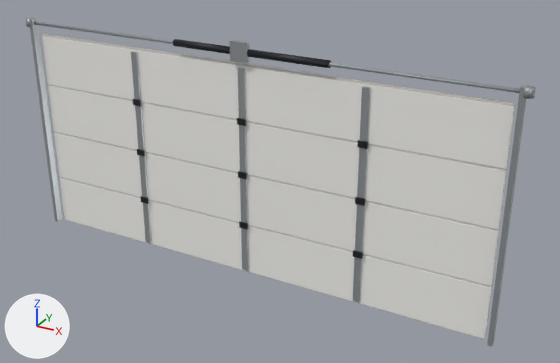
The glTF model scratchpad/g8/glb/garage_door_panel.glb as it was, and as the next commit left it.
One viewpoint serves both versions: a camera (50 mm lens) standing at (6.71, -12.35, 4.0) and looking at (3.44, -6.4, 1.03). Lighting does not change. The marker at lower left points along +X, +Y and +Z. The first picture is the older version. Vertices at exactly the same position are counted once.

Script lines for the objects in view, before the commit:
```python
mat_gleaf = principled_material('gleaf')
mat_gleaf.base_color = (0.905, 0.896, 0.863)  # white #f4f3ef
mat_gleaf.roughness = 0.58
me_mesh_0 = bpy.data.meshes.new('Mesh_0')
me_mesh_0.from_pydata(...)  # 302 vertices, 488 faces; spans x 0.52..5.69, y -6.59..-6.47, z 0.0..2.37
# faces by material slot: [48, 60, 192, 108, 80]
me_mesh_0.materials.append(mat_gleaf)  # white #f4f3ef
me_mesh_0.materials.append(mat_gleafj)  # light grey #d8d6d0
me_mesh_0.materials.append(mat_gtrack)  # grey #a8adb0
me_mesh_0.materials.append(mat_ghdw)  # black #26282b
me_mesh_0.materials.append(mat_gspring)  # black #212327
ob_root = bpy.data.objects.new('root', me_mesh_0)
ob_root.location = (0.0, 0.0, 0.0)
```
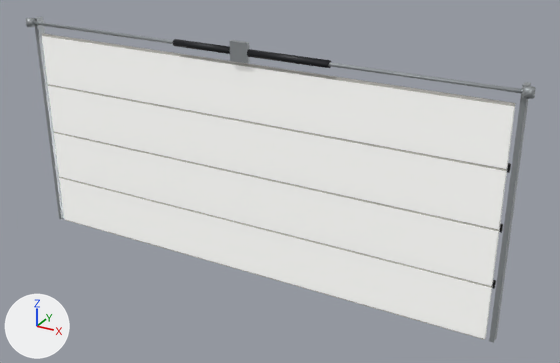
Changed parts and their boxes (x1, y1, x2, y2) in the pictures (560 x 363 px; the box of a moved part takes in the faces that stretch with it):
'root', recoloured, surface changed, reshaped
    before: (26, 18, 536, 347)
    after: (26, 17, 536, 343)
part 1 of me_mesh_0, moved or reshaped (not visible afterwards)
    before: (131, 52, 152, 243)
part 2 of me_mesh_0, moved or reshaped (not visible afterwards)
    before: (238, 68, 249, 271)
part 3 of me_mesh_0, moved or reshaped (not visible afterwards)
    before: (353, 87, 370, 302)
part 4 of me_mesh_0, added
    after: (34, 17, 64, 219)
part 5 of me_mesh_0, added
    after: (489, 82, 531, 343)
part 6 of me_mesh_0, moved or reshaped (not visible afterwards)
    before: (140, 196, 149, 204)
part 7 of me_mesh_0, moved or reshaped (not visible afterwards)
    before: (137, 149, 145, 156)
part 8 of me_mesh_0, moved or reshaped (not visible afterwards)
    before: (133, 99, 141, 106)
part 9 of me_mesh_0, moved or reshaped (not visible afterwards)
    before: (239, 222, 248, 229)
part 10 of me_mesh_0, moved or reshaped (not visible afterwards)
    before: (238, 171, 247, 179)
part 11 of me_mesh_0, moved or reshaped (not visible afterwards)
    before: (237, 118, 246, 126)
part 12 of me_mesh_0, moved or reshaped (not visible afterwards)
    before: (353, 250, 363, 259)
part 13 of me_mesh_0, moved or reshaped (not visible afterwards)
    before: (355, 197, 365, 206)
part 14 of me_mesh_0, moved or reshaped (not visible afterwards)
    before: (357, 140, 368, 149)
part 15 of me_mesh_0, deleted
    before: (29, 18, 62, 222)
part 16 of me_mesh_0, deleted
    before: (487, 85, 528, 347)

Diff of the bpy script that builds the scene:
```diff
--- a/scratchpad/g8/glb/garage_door_panel.glb.py
+++ b/scratchpad/g8/glb/garage_door_panel.glb.py
@@ img_image_0 @@
+img_image_0 = load_image('Image_0', '_unpacked/Image_0', 512, 256, 'sRGB')
@@ mat_gleaf @@
 mat_gleaf.roughness = 0.58
+mat_gleaf.emission_strength = 1.0
+mat_gleaf.emission_color = (0.212, 0.212, 0.205)  # grey #7f7f7d
@@ mat_gleaff @@
+mat_gleaff = bpy.data.materials.new('gleaff')
+# colours: grey #7f7f7d, white #fdfdfb
+# uses the picture img_image_0
@@ me_mesh_0 @@
 # used by ob_root; location = (0.0, 0.0, 0.0)
-me_mesh_0.from_pydata(...)  # 302 vertices, 488 faces; spans x 0.52..5.69, y -6.59..-6.47, z 0.0..2.37
+me_mesh_0.from_pydata(...)  # 354 vertices, 562 faces; spans x 0.52..5.69, y -6.59..-6.42, z 0.0..2.37
+# me_mesh_0 part 1: the loose piece of 8 vertices spanning x 1.86..1.92, y -6.53..-6.51, z 0.03..2.12 is moved by (0.0, 0.06, 0.0)
+# me_mesh_0 part 2: the loose piece of 8 vertices spanning x 3.08..3.14, y -6.53..-6.51, z 0.03..2.12 is moved by (0.0, 0.06, 0.0)
+# me_mesh_0 part 3: the loose piece of 8 vertices spanning x 4.29..4.36, y -6.53..-6.51, z 0.03..2.12 is moved by (0.0, 0.06, 0.0)
+# me_mesh_0 part 4: a new loose piece, a box spanning x 0.588..0.631, y -6.511..-6.419, z 0.0..2.316, in mat_gtrack (grey #a8adb0)
+# me_mesh_0 part 5: a new loose piece, a box spanning x 5.587..5.63, y -6.511..-6.419, z 0.0..2.316, in mat_gtrack (grey #a8adb0)
+# me_mesh_0 part 6: the loose piece of 8 vertices spanning x 1.84..1.94, y -6.54..-6.53, z 0.51..0.57 is moved by (0.0, 0.1, 0.0)
+# me_mesh_0 part 7: the loose piece of 8 vertices spanning x 1.84..1.94, y -6.54..-6.53, z 1.04..1.1 is moved by (0.0, 0.1, 0.0)
+# me_mesh_0 part 8: the loose piece of 8 vertices spanning x 1.84..1.94, y -6.54..-6.53, z 1.58..1.64 is moved by (0.0, 0.1, 0.0)
+# me_mesh_0 part 9: the loose piece of 8 vertices spanning x 3.06..3.15, y -6.54..-6.53, z 0.51..0.57 is moved by (0.0, 0.1, 0.0)
+# me_mesh_0 part 10: the loose piece of 8 vertices spanning x 3.06..3.15, y -6.54..-6.53, z 1.04..1.1 is moved by (0.0, 0.1, 0.0)
+# me_mesh_0 part 11: the loose piece of 8 vertices spanning x 3.06..3.15, y -6.54..-6.53, z 1.58..1.64 is moved by (0.0, 0.1, 0.0)
+# me_mesh_0 part 12: the loose piece of 8 vertices spanning x 4.28..4.37, y -6.54..-6.53, z 0.51..0.57 is moved by (0.0, 0.1, 0.0)
+# me_mesh_0 part 13: the loose piece of 8 vertices spanning x 4.28..4.37, y -6.54..-6.53, z 1.04..1.1 is moved by (0.0, 0.1, 0.0)
+# me_mesh_0 part 14: the loose piece of 8 vertices spanning x 4.28..4.37, y -6.54..-6.53, z 1.58..1.64 is moved by (0.0, 0.1, 0.0)
+# me_mesh_0 part 15: the loose piece of 8 vertices spanning x 0.59..0.63, y -6.58..-6.5, z 0.0..2.32 is deleted
+# me_mesh_0 part 16: the loose piece of 8 vertices spanning x 5.59..5.63, y -6.58..-6.5, z 0.0..2.32 is deleted
+# other edits to the shape of me_mesh_0 do not show in these pictures
 me_mesh_0.materials.append(mat_gleaf)
@@ me_mesh_0 @@
 me_mesh_0.materials.append(mat_gspring)
+me_mesh_0.materials.append(mat_gleaff)
```
